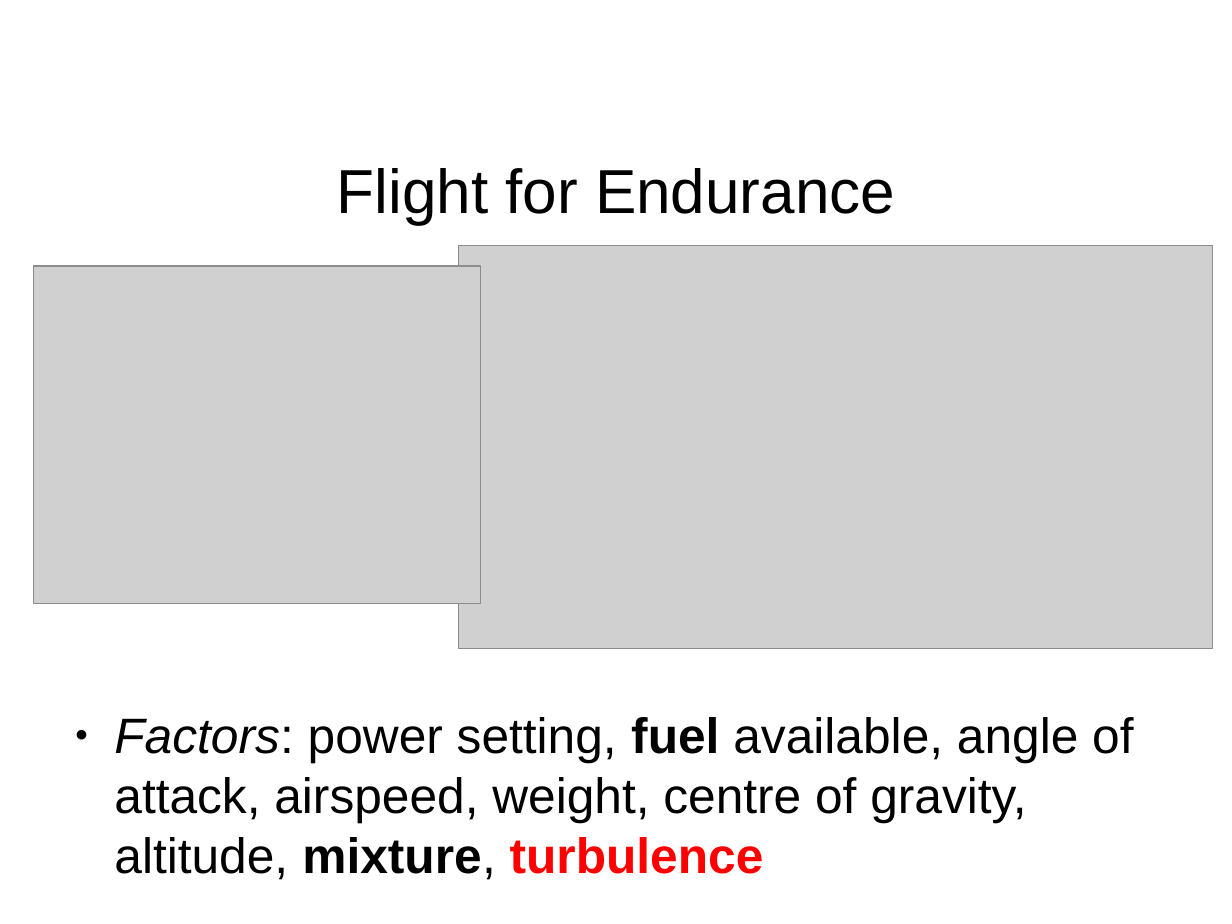
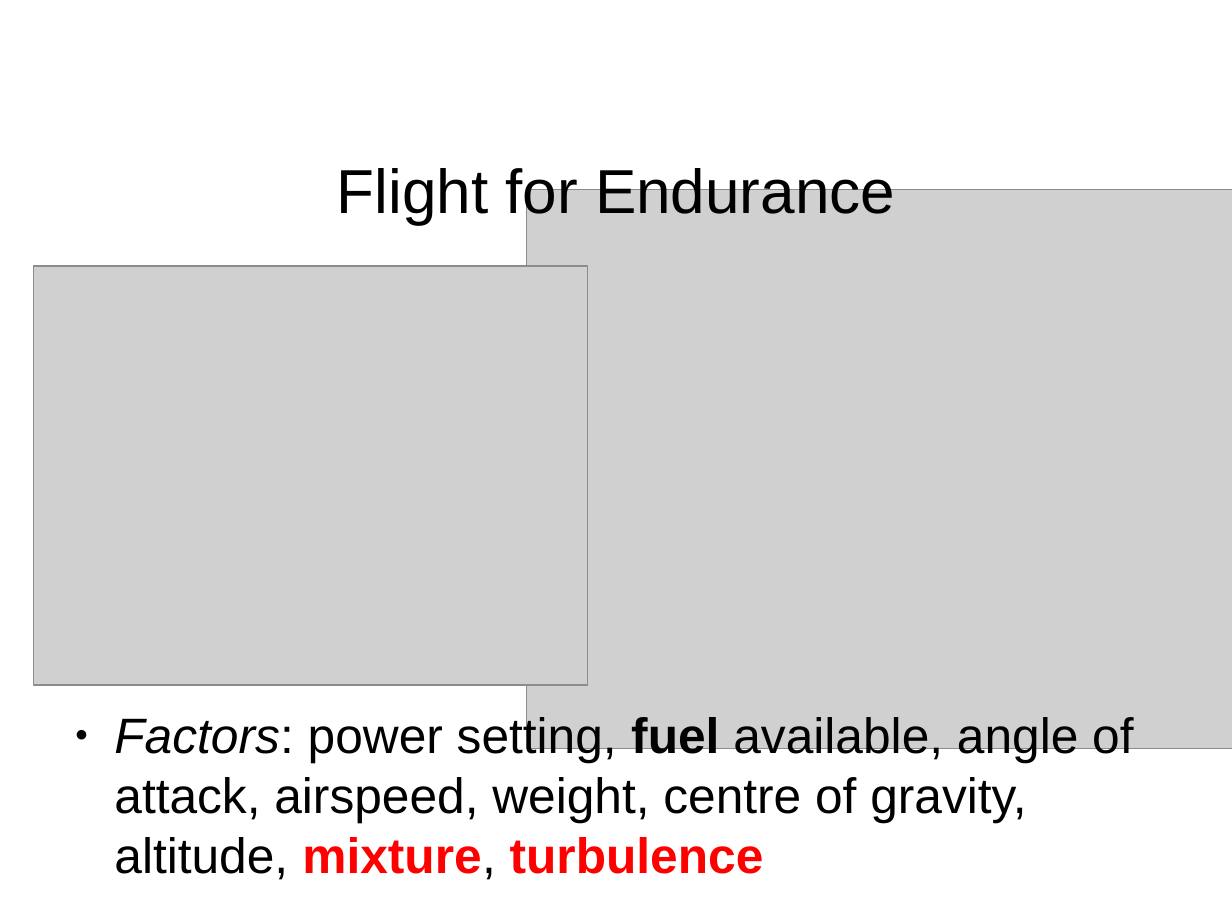
Before and after one commit to stephanheinemann/flight, a slide deck: slide 10 of FI/RangeAndEndurance/RangeAndEndurance.odp (slide 11 before the commit). Drawn at 1232x924 pixels with LibreOffice and Linux fonts; fonts in the diff are those of the drawing; grey boxes stand for pictures; background and template pictures are left out. Boxes give left, top, right and bottom in pixels: in the first picture for what was removed or moved away, otherwise in the second. Text is boxed around its words. In the diff, an @@ line names an element or a change of style, - is before the commit and + after.

Commit message:
improved rae and slow flight presentations

```diff
--- a/FI/RangeAndEndurance/RangeAndEndurance.odp
+++ b/FI/RangeAndEndurance/RangeAndEndurance.odp
@@ picture: place and size @@
-picture at (458,246,1213,648)
+picture at (527,190,1232,749)
@@ picture: place and size @@
-picture at (34,266,481,604)
+picture at (34,266,588,685)
@@ text "Factors: power setting, fuel available, ..." at (114,714,1133,880): text colour #000000 to #FF0000 in "mixture," @@
```
Also in this commit, not shown: 5 other slides changed, 1 other file.
